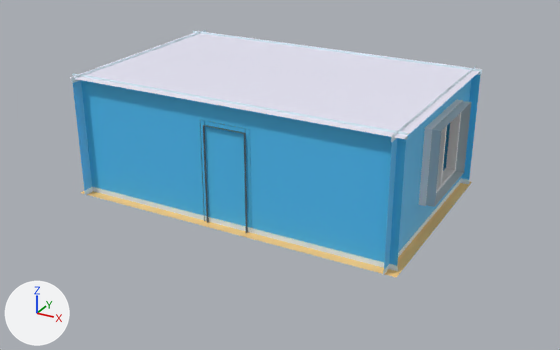
What one commit did to the Blender file Blender/bedroom.blend.
The view is the same before and after, from a 50 mm camera at (88.6, -163.0, 83.9) aimed at (5.8, -12.5, 8.7). Every picture has the same lights, and +X, +Y and +Z are marked at lower left.

In view in the first picture: 'door', 'doorway', 'floor', 'floor.001', 'wall', 'wall.001', 'wall.002', 'wall.003', 'window'.
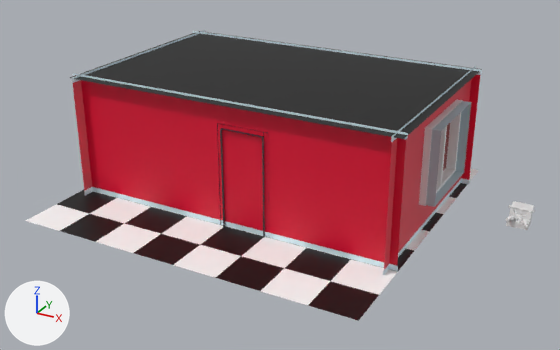
Pixel boxes [x1, y1, x2, y2] of what changed, in the pictures (560 x 350 px):
'floor', reshaped, moved: before [81, 181, 472, 277]; after [26, 168, 479, 321]
'door', moved: before [203, 125, 247, 233]; after [220, 128, 265, 238]
'typewriter', added: after [505, 201, 535, 230]
'doorway', moved: before [200, 120, 251, 232]; after [217, 123, 269, 225]
'curtains', added: after [443, 123, 450, 171]
'typewriterPaper', added: after [514, 201, 531, 210]
part 1 of me_plane_001, surface changed (white to black): [70, 31, 482, 139] in both
part 2 of me_cube_005, surface changed (blue to red): [81, 80, 406, 266] in both
part 3 of me_cube_004, surface changed (blue to red): [384, 80, 471, 269] in both
part 4 of me_cube_003, surface changed (blue to red): [73, 80, 92, 191] in both
part 6 of me_cube_001, surface changed (blue to red): before [443, 75, 480, 180]; after [461, 75, 480, 180]

The change, as a list of edits to the scene's bpy script:
```text
Change me_plane_001:
    where me_plane_001.from_pydata(...)  # 4 vertices, 1 face; spans x -42.4..42.3, y -29.8..25.3, z 0.0
    me_plane_001 part 1: texture (UV) coordinates of 1 of 1 face, centred in x -0.1, y -2.2, z 0.0, changed; they spanned u 0.07..0.09, v 0.74..0.75 and now span u 0.47..0.49, v 0.16..0.17
Change me_cube_005:
    where me_cube_005.from_pydata(...)  # 12 vertices, 5 faces; spans x -43.8..41.8, y 1.4..1.5, z 0.0..31.0
    me_cube_005 part 2: texture (UV) coordinates of 1 of 5 faces, centred in x -1.0, y 1.4, z 15.5, changed; they spanned u 0.84..0.85, v 0.61..0.63 and now span u 0.62..0.64, v 0.6..0.62
Change me_cube_004:
    where me_cube_004.from_pydata(...)  # 40 vertices, 28 faces; spans x -30.2..26.8, y -2.4..1.5, z 0.0..31.0
    used by ob_wall_002; location = (41.6, -0.5, 0.0); rotation_euler = (0.0, 0.0, 1.571), in degrees (0, 0, 90)
    me_cube_004 part 3: texture (UV) coordinates of 12 of 28 faces, centred in x -20.0..19.2, y 0.5..1.4, z 4.8..27.9, changed; they spanned u 0.84..0.85, v 0.61..0.63 and now span u 0.63..0.64, v 0.61..0.62
Change me_cube_003:
    where me_cube_003.from_pydata(...)  # 12 vertices, 5 faces; spans x -30.2..26.8, y -1.8..-1.4, z 0.0..31.0
    used by ob_wall_001; location = (-42.2, -0.5, 0.0); rotation_euler = (0.0, 0.0, 1.571), in degrees (0, 0, 90)
    me_cube_003 part 4: texture (UV) coordinates of 1 of 5 faces, centred in x -1.7, y -1.6, z 15.5, changed; they spanned u 0.83..0.86, v 0.6..0.63 and now span u 0.62..0.64, v 0.61..0.62
Change me_plane:
    remove me_plane.from_pydata(...)  # 4 vertices, 1 face; spans x -42.9..42.9, y -29.8..25.3, z 0.0
    add me_plane.from_pydata(...)  # 81 vertices, 64 faces; spans x -42.9..42.9, y -43.2..38.7, z 0.0
    me_plane part 5: the whole mesh is rebuilt
Change me_cube_001:
    where me_cube_001.from_pydata(...)  # 12 vertices, 5 faces; spans x -43.6..42.4, y -1.5..-1.4, z 0.0..31.0
    me_cube_001 part 6: texture (UV) coordinates of 1 of 5 faces, centred in x -0.6, y -1.4, z 15.5, changed; they spanned u 0.84..0.85, v 0.6..0.62 and now span u 0.62..0.64, v 0.61..0.63
Add me_cube_012:
    me_cube_012.from_pydata([(-1.9, 0.27, -0.99), (1.89, 0.29, -0.98), (-1.9, -0.3, 1.0), (1.89, -0.27, 1.01), (-1.9, 0.29, -0.98), (1.89, 0.29, -0.98), (-1.9, -0.27, 1.01), (1.89, -0.27, 1.02)], [], [(0, 1, 3, 2), (4, 6, 7, 5)])
    me_cube_012.materials.append(mat_initialshadinggroup)  # white #e7e7e7
Change ob_doorway:
    ob_doorway.location: (0.2, -27.1, 0.0) -> (4.8, -27.1, 0.0)
Change ob_door:
    ob_door.location: (-5.2, -27.7, 10.7) -> (-0.6, -27.7, 10.7)
Change ob_floor:
    ob_floor.location: (0.0, 0.0, 0.0) -> (-0.6, -4.8, 0.0)
Add ob_curtains:
    ob_curtains = bpy.data.objects.new('curtains', me_cube)  # 109 vertices, 75 faces; spans x -0.9..1.6, y -24.2..24.2, z -28.4..0.6; in mat_colorpalette_png (picture img_colorpalette_png)
    ob_curtains.location = (38.8, -2.1, 28.5)
Add ob_typewriterpaper:
    ob_typewriterpaper = bpy.data.objects.new('typewriterPaper', me_cube_012)
    ob_typewriterpaper.location = (59.8, 5.0, 5.2)
    ob_typewriterpaper.rotation_euler = (-0.711, 0.0, 0.0)  # degrees (-41, 0, 0)
Add ob_typewriter:
    ob_typewriter = bpy.data.objects.new('typewriter', me_cube_010)  # 994 vertices, 997 faces; spans x -2.86..2.87, y -5.82..0.68, z -0.07..4.4; in mat_initialshadinggroup (white #e7e7e7)
    ob_typewriter.location = (59.8, 0.0, 1.5)
    ob_typewriter.rotation_euler = (0.0, 0.0, 3.138)  # degrees (0, 0, 180)
```
